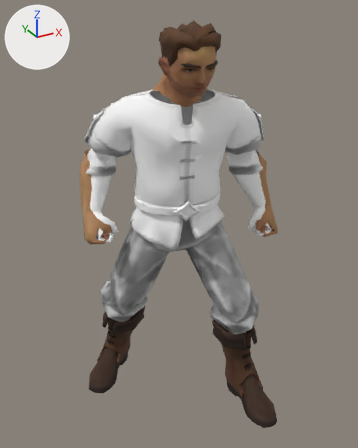
What one commit did to the glTF model public/models/npc/npc_dwarf.glb.
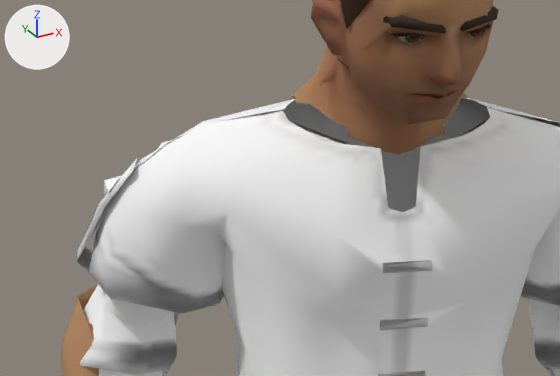
There are two pictures of each version: one whole from a 50 mm camera at (-1.36, -2.4, 2.47) aimed at (-0.02, 0.04, 1.25), one close up on the part from 17% to 66% of the width and 13% to 40% of the height. Lighting does not change. The marker at upper left points along +X, +Y and +Z. The last two pictures show the newer version. Vertices at exactly the same position are counted once.

Objects in the first close-up: 'Male_Peasant_Arms_baked'.
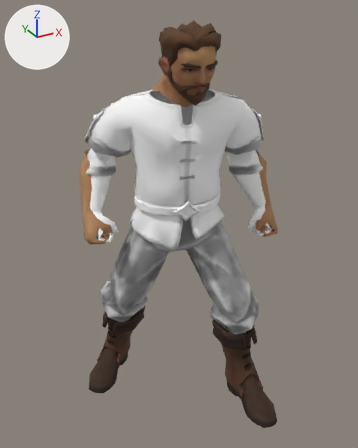
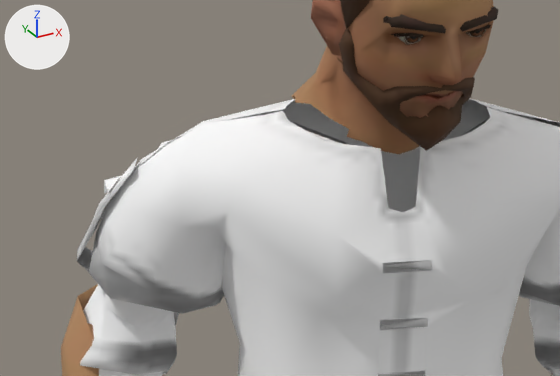
Where the change shows, as pixel boxes [x1, y1, x2, y2] in the close-ups (560 x 376 px; the box of a moved part takes in the faces that stretch with it):
part 1 of me_male_peasant_arms_001, added (brown): after [339, 28, 475, 151]
part 2 of me_male_peasant_arms_001, moved or reshaped: [96, 0, 560, 376] in both

Edits to the bpy script that builds the scene:
```text
Add mat_tint_hair__001:
    mat_tint_hair__001 = bpy.data.materials.new('tint_hair_.001')
    # uses the picture img_t_hair_1_basecolor_001
Change me_male_peasant_arms_001:
    used by ob_male_peasant_arms_baked; location = (0.0, 0.0, 0.0)
    remove me_male_peasant_arms_001.from_pydata(...)  # 3828 vertices, 4754 faces; spans x -0.6..0.6, y -0.6..0.6, z 0.0..2.4
    add me_male_peasant_arms_001.from_pydata(...)  # 3967 vertices, 4961 faces; spans x -0.6..0.6, y -0.6..0.6, z 0.0..2.4
    me_male_peasant_arms_001 part 1: a new loose piece of 97 vertices spanning x -0.17..0.1, y -0.23..-0.05, z 2.0..2.2, in mat_tint_hair__001
    me_male_peasant_arms_001 part 2
    28 vertices are removed from x -0.47..0.52, y -0.16..0.37, z 1.18..2.29
    220 faces are deleted
    7 vertices move within x -0.47..0.39, y 0.0..0.24, z 1.09..1.51
    66 vertices are added at x -0.48..0.55, y -0.16..0.38, z 1.11..2.3
    35 new faces join them, mat_tint_arms
    93 new faces join them, mat_tint_arms_001
    88 new faces join them, mat_tint_body
    11 new faces join them, mat_tint_legs
    47 new faces join them, mat_mi_superhero_male
    5 new faces join them, mat_tint_hair
    other edits to the shape of me_male_peasant_arms_001 do not show in these pictures
    add me_male_peasant_arms_001.materials.append(mat_tint_hair__001)
```
